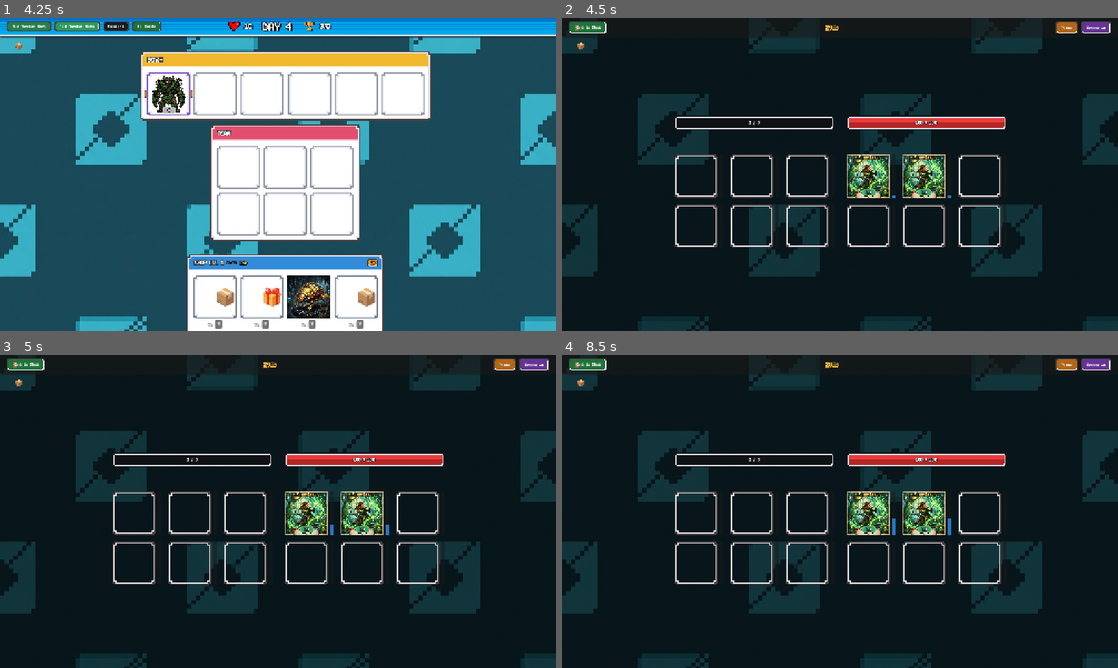
Above: before the commit, frames 1-4 (two rows, left to right).
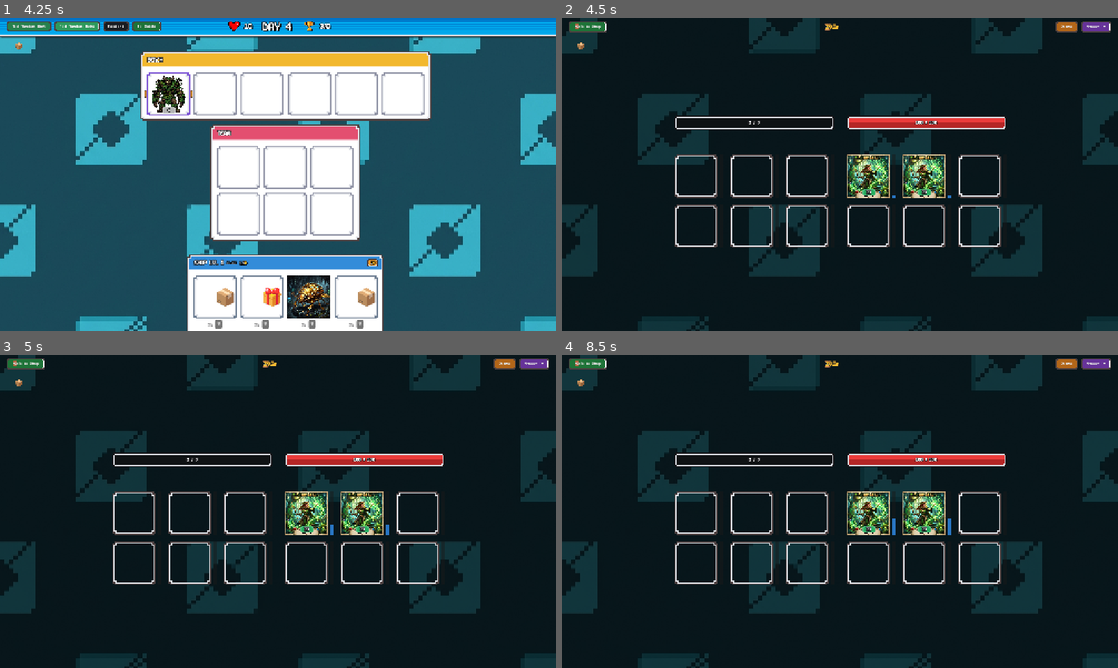
Above: after the commit, the same moments.

Repository: minospl/AutoBattlerGame
Game: Godot game, scene res://src/core/game_root.tscn
The game is run twice, just before and just after one commit, with the same random seed, the same clock (stepped at 60 frames per second) and the same inputs.
Inputs:
- Up to frame 1 (4.25 s): click "Restart" at 0.5 s; click "Restart" at 1.25 s; click "Restart" at 2 s; click "Add Random Unit" at 2.75 s; click "Add Random Relic" at 3.5 s
- Up to frame 2 (4.5 s): click "To Battle" at 4.25 s
- Up to frame 3 (5 s): no input
- Up to frame 4 (8.5 s): click "Pause" at 5 s; click "Speed: 1x" at 5.75 s; click "Speed: 2x" at 6.5 s; click "Speed: 3x" at 7.25 s; click "Play" at 8 s

Frame 1 is identical in both runs. In frame 2, 0.2% of the frame differs, in the area x 1-99%, y 1-5%; in frame 3, 0.2%; in frame 4, 0.3%.

Commit message:
MW: oddzielono header od sceny dla walki

Diff:
--- a/src/features/battle/battle_scene.gd
+++ b/src/features/battle/battle_scene.gd
@@ -38,14 +38,9 @@
 var enemy_slots: Array[BattleCardSlot] = []
 
 # Cached Node References
-@onready var exit_button: Button = %ExitButton
-@onready var play_button: Button = %PlayButton
-@onready var pause_button: Button = %PauseButton
-@onready var speed_button: Button = %SpeedButton
+@onready var header_bar: BattleHeaderBar = %BattleHeaderBar
 @onready var preview_container: Control = %PreviewContainer
 @onready var relic_bar_wrapper: Control = %RelicBarWrapper
-@onready var timer_container: Control = %TimerContainer
-@onready var timer_label: Label = %TimerLabel
 
 @onready var team_health_bar_rect: Control = %TeamHealthBarRect
 @onready var enemy_health_bar_rect: Control = %EnemyHealthBarRect
@@ -67,10 +62,11 @@
 		preview_container.add_child(preview_tooltip)
 		preview_tooltip.visible = false
 
-	if exit_button: exit_button.pressed.connect(_on_exit_pressed)
-	if play_button: play_button.pressed.connect(_on_play_pressed)
-	if pause_button: pause_button.pressed.connect(_on_pause_pressed)
-	if speed_button: speed_button.pressed.connect(_on_speed_pressed)
+	if header_bar:
+		header_bar.exit_pressed.connect(_on_exit_pressed)
+		header_bar.play_pressed.connect(_on_play_pressed)
+		header_bar.pause_pressed.connect(_on_pause_pressed)
+		header_bar.speed_pressed.connect(_on_speed_pressed)
 
 	# Fetch slots
 	player_slots = [
@@ -145,8 +141,8 @@
 		if run_state.battle_speed <= 0.0:
 			run_state.battle_speed = 1.0
 		game_speed = run_state.battle_speed
-		if speed_button:
-			speed_button.text = "Speed: %dx" % int(game_speed)
+		if header_bar:
+			header_bar.set_speed_text("Speed: %dx" % int(game_speed))
 
 	# Load state and backup
 	load_battle_team()
@@ -216,10 +212,9 @@
 	match_timer = 30.0
 	fatigue_tick_timer = 0.0
 	fatigue_tick_count = 0
-	if timer_container:
-		timer_container.visible = true
-	if timer_label:
-		timer_label.text = "⏳ 30.0s"
+	if header_bar:
+		header_bar.set_timer_visible(true)
+		header_bar.set_timer_text("⏳ 30.0s")
 
 	load_enemy_team()
 
@@ -300,10 +295,10 @@
 		match_timer -= delta
 		if match_timer <= 0.0:
 			match_timer = 0.0
-			if timer_container:
-				timer_container.visible = false
-		if timer_label:
-			timer_label.text = "⏳ %.1fs" % match_timer
+			if header_bar:
+				header_bar.set_timer_visible(false)
+		if header_bar:
+			header_bar.set_timer_text("⏳ %.1fs" % match_timer)
 	else:
 		# Fatigue damage active
 		fatigue_tick_timer += delta
@@ -435,12 +430,11 @@
 func set_playing(play: bool) -> void:
 	if play:
 		simulation_state = State.PLAYING
-		if play_button: play_button.visible = false
-		if pause_button: pause_button.visible = true
 	else:
 		simulation_state = State.PAUSED
-		if play_button: play_button.visible = true
-		if pause_button: pause_button.visible = false
+
+	if header_bar:
+		header_bar.set_playing(play)
 
 func _on_play_pressed() -> void:
 	set_playing(true)
@@ -483,8 +477,8 @@
 	if run_state:
 		run_state.battle_speed = game_speed
 
-	if speed_button:
-		speed_button.text = "Speed: %dx" % int(game_speed)
+	if header_bar:
+		header_bar.set_speed_text("Speed: %dx" % int(game_speed))
 
 func get_fibonacci(n: int) -> int:
 	if n <= 0:
--- a/src/features/battle/battle_scene.tscn
+++ b/src/features/battle/battle_scene.tscn
@@ -1,8 +1,9 @@
-[gd_scene load_steps=7 format=3]
+[gd_scene load_steps=8 format=3]
 
 [ext_resource type="Script" path="res://src/features/battle/battle_scene.gd" id="1_script"]
 [ext_resource type="PackedScene" path="res://src/features/battle/components/battle_card_slot.tscn" id="2_slot"]
 [ext_resource type="Script" path="res://src/shared/ui/decorators/game_button_decorator.gd" id="3_button_decorator"]
+[ext_resource type="PackedScene" path="res://src/features/battle/components/battle_header_bar.tscn" id="4_header"]
 [ext_resource type="Script" path="res://src/features/battle/components/status_badge.gd" id="5_status_badge"]
 [ext_resource type="Texture2D" path="res://src/assets/ui/shop_background.jpg" id="6_bg"]
 
@@ -46,95 +47,9 @@
 layout_mode = 2
 theme_override_constants/separation = 0
 
-[node name="TopBarContainer" type="PanelContainer" parent="BackgroundPanel/MarginContainer/VBoxContainer/HeaderVBox"]
-custom_minimum_size = Vector2(0, 45)
-layout_mode = 2
-
-[node name="Margin" type="MarginContainer" parent="BackgroundPanel/MarginContainer/VBoxContainer/HeaderVBox/TopBarContainer"]
-layout_mode = 2
-theme_override_constants/margin_left = 16
-theme_override_constants/margin_top = 8
-theme_override_constants/margin_right = 16
-theme_override_constants/margin_bottom = 8
-
-[node name="HBox" type="HBoxContainer" parent="BackgroundPanel/MarginContainer/VBoxContainer/HeaderVBox/TopBarContainer/Margin"]
-layout_mode = 2
-
-[node name="ExitButton" type="Button" parent="BackgroundPanel/MarginContainer/VBoxContainer/HeaderVBox/TopBarContainer/Margin/HBox"]
-unique_name_in_owner = true
-layout_mode = 2
-theme_override_font_sizes/font_size = 14
-text = "🚪 Exit to Shop"
-
-[node name="GameButtonDecorator" type="Node" parent="BackgroundPanel/MarginContainer/VBoxContainer/HeaderVBox/TopBarContainer/Margin/HBox/ExitButton"]
-script = ExtResource("3_button_decorator")
-color_normal = Color(0.12, 0.45, 0.22, 1)
-color_hover = Color(0.15, 0.55, 0.27, 1)
-color_pressed = Color(0.18, 0.65, 0.32, 1)
-
-[node name="LeftSpacer" type="Control" parent="BackgroundPanel/MarginContainer/VBoxContainer/HeaderVBox/TopBarContainer/Margin/HBox"]
-layout_mode = 2
-size_flags_horizontal = 3
-
-[node name="TimerContainer" type="MarginContainer" parent="BackgroundPanel/MarginContainer/VBoxContainer/HeaderVBox/TopBarContainer/Margin/HBox"]
-unique_name_in_owner = true
-layout_mode = 2
-
-[node name="TimerLabel" type="Label" parent="BackgroundPanel/MarginContainer/VBoxContainer/HeaderVBox/TopBarContainer/Margin/HBox/TimerContainer"]
-unique_name_in_owner = true
-layout_mode = 2
-theme_override_colors/font_color = Color(1, 0.75, 0.2, 1)
-theme_override_colors/font_outline_color = Color(0.12, 0.12, 0.13, 1)
-theme_override_constants/outline_size = 4
-theme_override_font_sizes/font_size = 18
-text = "⏳ 30.0s"
-horizontal_alignment = 1
-vertical_alignment = 1
-
-[node name="RightSpacer" type="Control" parent="BackgroundPanel/MarginContainer/VBoxContainer/HeaderVBox/TopBarContainer/Margin/HBox"]
-layout_mode = 2
-size_flags_horizontal = 3
-
-[node name="ControlsHBox" type="HBoxContainer" parent="BackgroundPanel/MarginContainer/VBoxContainer/HeaderVBox/TopBarContainer/Margin/HBox"]
-layout_mode = 2
-theme_override_constants/separation = 8
-
-[node name="PlayButton" type="Button" parent="BackgroundPanel/MarginContainer/VBoxContainer/HeaderVBox/TopBarContainer/Margin/HBox/ControlsHBox"]
-unique_name_in_owner = true
-layout_mode = 2
-theme_override_font_sizes/font_size = 14
-text = "Play"
-
-[node name="GameButtonDecorator" type="Node" parent="BackgroundPanel/MarginContainer/VBoxContainer/HeaderVBox/TopBarContainer/Margin/HBox/ControlsHBox/PlayButton"]
-script = ExtResource("3_button_decorator")
-color_normal = Color(0.1, 0.35, 0.6, 1)
-color_hover = Color(0.15, 0.45, 0.75, 1)
-color_pressed = Color(0.2, 0.55, 0.9, 1)
-
-[node name="PauseButton" type="Button" parent="BackgroundPanel/MarginContainer/VBoxContainer/HeaderVBox/TopBarContainer/Margin/HBox/ControlsHBox"]
-unique_name_in_owner = true
-visible = false
-layout_mode = 2
-theme_override_font_sizes/font_size = 14
-text = "Pause"
-
-[node name="GameButtonDecorator" type="Node" parent="BackgroundPanel/MarginContainer/VBoxContainer/HeaderVBox/TopBarContainer/Margin/HBox/ControlsHBox/PauseButton"]
-script = ExtResource("3_button_decorator")
-color_normal = Color(0.7, 0.4, 0.1, 1)
-color_hover = Color(0.8, 0.5, 0.15, 1)
-color_pressed = Color(0.9, 0.6, 0.2, 1)
-
-[node name="SpeedButton" type="Button" parent="BackgroundPanel/MarginContainer/VBoxContainer/HeaderVBox/TopBarContainer/Margin/HBox/ControlsHBox"]
-unique_name_in_owner = true
-layout_mode = 2
-theme_override_font_sizes/font_size = 14
-text = "Speed: 1x"
-
-[node name="GameButtonDecorator" type="Node" parent="BackgroundPanel/MarginContainer/VBoxContainer/HeaderVBox/TopBarContainer/Margin/HBox/ControlsHBox/SpeedButton"]
-script = ExtResource("3_button_decorator")
-color_normal = Color(0.4, 0.2, 0.6, 1)
-color_hover = Color(0.5, 0.25, 0.7, 1)
-color_pressed = Color(0.6, 0.3, 0.8, 1)
+[node name="BattleHeaderBar" parent="BackgroundPanel/MarginContainer/VBoxContainer/HeaderVBox" instance=ExtResource("4_header")]
+unique_name_in_owner = true
+layout_mode = 2
 
 [node name="RelicBarWrapper" type="Control" parent="BackgroundPanel/MarginContainer/VBoxContainer/HeaderVBox"]
 unique_name_in_owner = true
--- /dev/null
+++ b/src/features/battle/components/battle_header_bar.gd
@@ -0,0 +1,38 @@
+class_name BattleHeaderBar
+extends PanelContainer
+
+signal exit_pressed
+signal play_pressed
+signal pause_pressed
+signal speed_pressed
+
+@onready var exit_button: Button = %ExitButton
+@onready var play_button: Button = %PlayButton
+@onready var pause_button: Button = %PauseButton
+@onready var speed_button: Button = %SpeedButton
+@onready var timer_container: Control = %TimerContainer
+@onready var timer_label: Label = %TimerLabel
+
+func _ready() -> void:
+	exit_button.pressed.connect(func() -> void: exit_pressed.emit())
+	play_button.pressed.connect(func() -> void: play_pressed.emit())
+	pause_button.pressed.connect(func() -> void: pause_pressed.emit())
+	speed_button.pressed.connect(func() -> void: speed_pressed.emit())
+
+func set_timer_text(p_text: String) -> void:
+	if timer_label:
+		timer_label.text = p_text
+
+func set_timer_visible(p_visible: bool) -> void:
+	if timer_container:
+		timer_container.visible = p_visible
+
+func set_speed_text(p_text: String) -> void:
+	if speed_button:
+		speed_button.text = p_text
+
+func set_playing(p_playing: bool) -> void:
+	if play_button:
+		play_button.visible = not p_playing
+	if pause_button:
+		pause_button.visible = p_playing
--- /dev/null
+++ b/src/features/battle/components/battle_header_bar.tscn
@@ -0,0 +1,98 @@
+[gd_scene format=3 uid="uid://c1yq7hsqt4k2b"]
+
+[ext_resource type="Script" path="res://src/features/battle/components/battle_header_bar.gd" id="1_script"]
+[ext_resource type="Script" path="res://src/shared/ui/decorators/game_button_decorator.gd" id="2_button_decorator"]
+
+[node name="BattleHeaderBar" type="PanelContainer"]
+custom_minimum_size = Vector2(0, 45)
+anchors_preset = 10
+anchor_right = 1.0
+grow_horizontal = 2
+theme_type_variation = &"TransparentPanel"
+script = ExtResource("1_script")
+
+[node name="Margin" type="MarginContainer" parent="."]
+layout_mode = 2
+theme_override_constants/margin_left = 16
+theme_override_constants/margin_top = 8
+theme_override_constants/margin_right = 16
+theme_override_constants/margin_bottom = 12
+
+[node name="HBox" type="HBoxContainer" parent="Margin"]
+layout_mode = 2
+
+[node name="ExitButton" type="Button" parent="Margin/HBox"]
+unique_name_in_owner = true
+layout_mode = 2
+theme_override_font_sizes/font_size = 14
+text = "🚪 Exit to Shop"
+
+[node name="GameButtonDecorator" type="Node" parent="Margin/HBox/ExitButton"]
+script = ExtResource("2_button_decorator")
+color_normal = Color(0.12, 0.45, 0.22, 1)
+color_hover = Color(0.15, 0.55, 0.27, 1)
+color_pressed = Color(0.18, 0.65, 0.32, 1)
+
+[node name="LeftSpacer" type="Control" parent="Margin/HBox"]
+layout_mode = 2
+size_flags_horizontal = 3
+
+[node name="TimerContainer" type="MarginContainer" parent="Margin/HBox"]
+unique_name_in_owner = true
+layout_mode = 2
+
+[node name="TimerLabel" type="Label" parent="Margin/HBox/TimerContainer"]
+unique_name_in_owner = true
+layout_mode = 2
+theme_override_colors/font_color = Color(1, 0.75, 0.2, 1)
+theme_override_colors/font_outline_color = Color(0.12, 0.12, 0.13, 1)
+theme_override_constants/outline_size = 4
+theme_override_font_sizes/font_size = 18
+text = "⏳ 30.0s"
+horizontal_alignment = 1
+vertical_alignment = 1
+
+[node name="RightSpacer" type="Control" parent="Margin/HBox"]
+layout_mode = 2
+size_flags_horizontal = 3
+
+[node name="ControlsHBox" type="HBoxContainer" parent="Margin/HBox"]
+layout_mode = 2
+theme_override_constants/separation = 8
+
+[node name="PlayButton" type="Button" parent="Margin/HBox/ControlsHBox"]
+unique_name_in_owner = true
+layout_mode = 2
+theme_override_font_sizes/font_size = 14
+text = "Play"
+
+[node name="GameButtonDecorator" type="Node" parent="Margin/HBox/ControlsHBox/PlayButton"]
+script = ExtResource("2_button_decorator")
+color_normal = Color(0.1, 0.35, 0.6, 1)
+color_hover = Color(0.15, 0.45, 0.75, 1)
+color_pressed = Color(0.2, 0.55, 0.9, 1)
+
+[node name="PauseButton" type="Button" parent="Margin/HBox/ControlsHBox"]
+unique_name_in_owner = true
+visible = false
+layout_mode = 2
+theme_override_font_sizes/font_size = 14
+text = "Pause"
+
+[node name="GameButtonDecorator" type="Node" parent="Margin/HBox/ControlsHBox/PauseButton"]
+script = ExtResource("2_button_decorator")
+color_normal = Color(0.7, 0.4, 0.1, 1)
+color_hover = Color(0.8, 0.5, 0.15, 1)
+color_pressed = Color(0.9, 0.6, 0.2, 1)
+
+[node name="SpeedButton" type="Button" parent="Margin/HBox/ControlsHBox"]
+unique_name_in_owner = true
+layout_mode = 2
+theme_override_font_sizes/font_size = 14
+text = "Speed: 1x"
+
+[node name="GameButtonDecorator" type="Node" parent="Margin/HBox/ControlsHBox/SpeedButton"]
+script = ExtResource("2_button_decorator")
+color_normal = Color(0.4, 0.2, 0.6, 1)
+color_hover = Color(0.5, 0.25, 0.7, 1)
+color_pressed = Color(0.6, 0.3, 0.8, 1)
Not shown, added: src/features/battle/components/battle_header_bar.gd.uid
